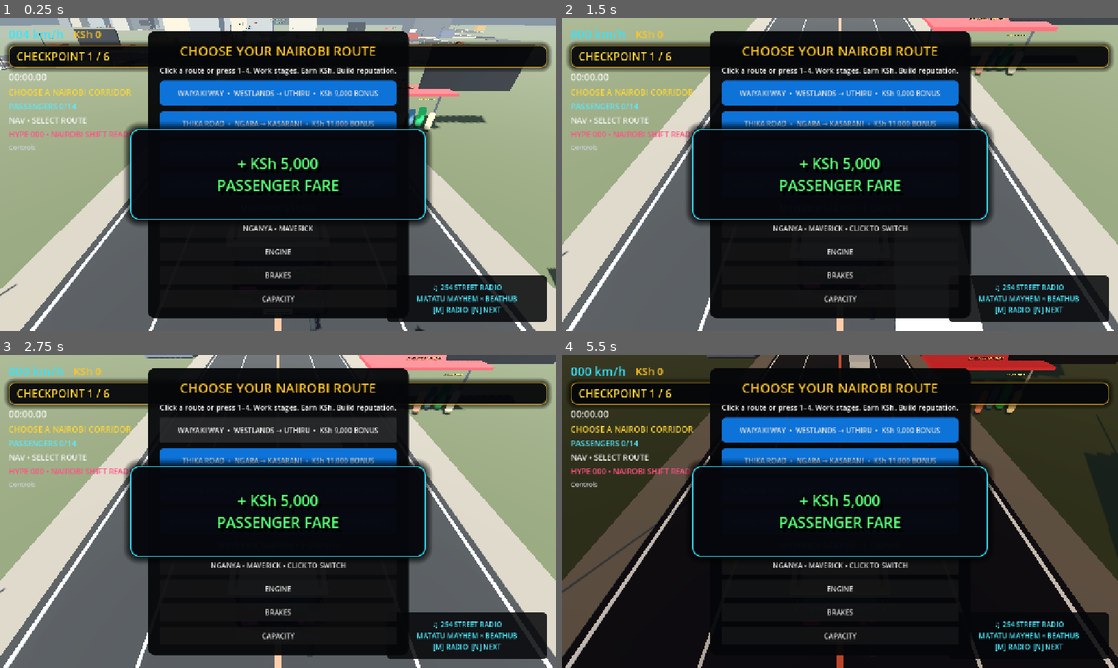
Above: before the commit, frames 1-4 (two rows, left to right).
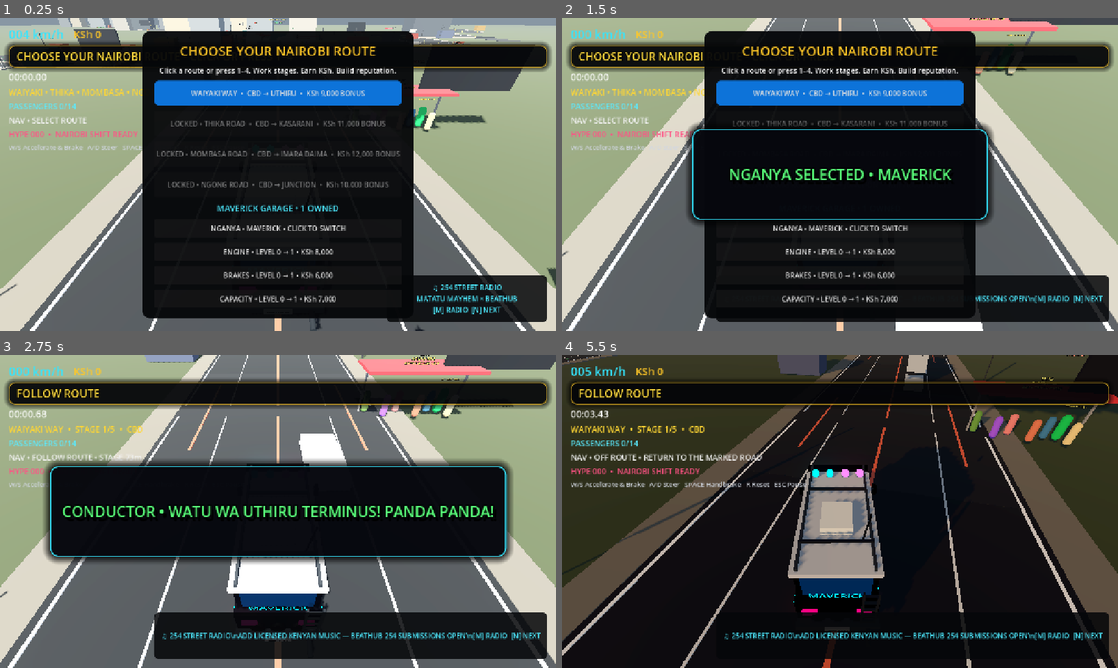
Above: after the commit, the same moments.

Repository: beathubonline-arch/Matatu-Mayhem
Game: Godot game, scene res://scenes/main/Main.tscn
The game is run twice, just before and just after one commit, with the same random seed, the same clock (stepped at 60 frames per second) and the same inputs.
Inputs (mouse positions are in pixels of both pictures, inside the frame that each line leads up to):
- Up to frame 1 (0.25 s): no input
- Up to frame 2 (1.5 s): click "NGANYA • MAVERICK" (after the commit: "NGANYA • MAVERICK • CLICK TO …") at 0.5 s; move the mouse to (962, 158) at 1.27 s; hold D (steer_right) from 1.28 s (still down); hold N (radio_next) from 1.28 s (still down); click (962, 158) at 1.42 s
- Up to frame 3 (2.75 s): release D (steer_right) at 2 s; release N (radio_next) at 2 s; click "WAIYAKI WAY • WESTLANDS → UTH…" (after the commit: "WAIYAKI WAY • CBD → UTHIRU • …") at 2 s
- Up to frame 4 (5.5 s): tap A (steer_left) at 2.75, 3.5, 4.25 s; move the mouse to (728, 527) at 2.77 s; hold S (brake) 2.78-3.53 s; tap M (radio_toggle) at 2.85 s; move the mouse to (895, 442) at 3.52 s; hold D (steer_right) 3.53-4.28 s; tap L at 3.6 s; move the mouse to (812, 574) at 4.27 s; hold W (accelerate) 4.28-5.03 s; tap 1 at 4.35 s; click (812, 574) at 4.42 s; move the mouse to (1006, 558) at 5.02 s; hold A (steer_left) from 5.03 s (still down); tap 2 at 5.1 s

The runs differ from the first frame. In frame 1, 11% of the frame differs, in the area x 1-78%, y 4-96%; in frame 2, 9.0%; in frame 3, 39%, in the area x 0-100%, y 0-100%; in frame 4, 33%.
Error in both runs: Invalid call. Nonexistent function 'get_corridor' in base 'Nil'. (res://scripts/gameplay/CorridorServiceManager.gd:340)

Commit message:
Animate and color-code 3D-style gameplay callouts

Diff:
--- a/scripts/ui/HUD.gd
+++ b/scripts/ui/HUD.gd
@@ -9,12 +9,13 @@
 
 @onready var speed_label: Label = $Margin/VBox/TopBar/Speed
 @onready var money_label: Label = $Margin/VBox/TopBar/Money
-@onready var objective_label: Label = $Margin/VBox/Objective
+@onready var objective_label: Label = $Margin/VBox/ObjectiveCard/Objective
 @onready var timer_label: Label = $Margin/VBox/Timer
 @onready var passenger_label: Label = $Margin/VBox/PassengerObjective
 @onready var passenger_load_label: Label = $Margin/VBox/PassengerLoad
 @onready var navigation_label: Label = $Margin/VBox/Navigation
-@onready var fare_notice: Label = $FareNotice
+@onready var message_card: PanelContainer = $MessageCard
+@onready var fare_notice: Label = $MessageCard/FareNotice
 @onready var controls_label: Label = $Margin/VBox/Controls
 @onready var hype_label: Label = $Margin/VBox/Hype
 @onready var radio_label: Label = $RadioPanel/RadioText
@@ -61,7 +62,7 @@
 	timer_label.text = "00:00.00"
 	EconomyManager.money_changed.connect(_on_money_changed)
 	_on_money_changed(EconomyManager.get_money())
-	fare_notice.visible = false
+	message_card.visible = false
 	if not culture_manager_path.is_empty():
 		culture_manager = get_node_or_null(culture_manager_path)
 	if culture_manager != null:
@@ -150,7 +151,7 @@
 	if _fare_notice_time > 0.0:
 		_fare_notice_time -= _delta
 		if _fare_notice_time <= 0.0:
-			fare_notice.visible = false
+			message_card.visible = false
 
 func _on_money_changed(total: int) -> void:
 	money_label.text = "KSh %s" % _format_number(total)
@@ -167,8 +168,9 @@
 	passenger_label.text = message
 
 func _on_fare_awarded(amount: int, new_balance: int) -> void:
+	_message_style("reward")
 	fare_notice.text = "+ KSh %s  PASSENGER FARE\\nBALANCE: KSh %s" % [_format_number(amount), _format_number(new_balance)]
-	fare_notice.visible = true
+	_show_message_card()
 	_fare_notice_time = 4.0
 
 func _on_route_completed(elapsed: float, reward: int) -> void:
@@ -227,7 +229,7 @@
 	GameManager.set_game_state(GameManager.GameState.ROUTE_COMPLETE)
 	objective_label.text = "ROUTE COMPLETE"
 	fare_notice.text = "%s COMPLETE  +KSh %s\\nBALANCE: KSh %s" % [name, _format_number(reward), _format_number(balance)]
-	fare_notice.visible = true
+	_show_message_card()
 	_fare_notice_time = 5.0
 	finish_panel.visible = true
 	finish_title.text = "%s COMPLETE" % name
@@ -240,7 +242,7 @@
 func _select_corridor(index: int) -> void:
 	if corridor_service == null:
 		fare_notice.text = "ROUTE SYSTEM NOT READY"
-		fare_notice.visible = true
+		_show_message_card()
 		_fare_notice_time = 3.0
 		return
 	corridor_service.call("select_corridor", index)
@@ -315,13 +317,13 @@
 	var level: int = clampi(int(levels.get(kind, 0)), 0, 5)
 	if level >= 5:
 		fare_notice.text = "%s MAX LEVEL" % kind.to_upper()
-		fare_notice.visible = true
+		_show_message_card()
 		_fare_notice_time = 2.5
 		return
 	var cost := _upgrade_cost(kind)
 	if not EconomyManager.spend_money(cost):
 		fare_notice.text = "NEED KSh %s FOR %s" % [_format_number(cost), kind.to_upper()]
-		fare_notice.visible = true
+		_show_message_card()
 		_fare_notice_time = 2.5
 		return
 	levels[kind] = level + 1
@@ -333,7 +335,7 @@
 	if corridor_service != null and corridor_service.has_method("refresh_capacity_upgrade"):
 		corridor_service.call("refresh_capacity_upgrade")
 	fare_notice.text = "%s UPGRADED • LEVEL %d" % [kind.to_upper(), level + 1]
-	fare_notice.visible = true
+	_show_message_card()
 	_fare_notice_time = 2.5
 	_refresh_garage()
 
@@ -367,12 +369,12 @@
 			if vehicle != null and vehicle.has_method("refresh_selected_nganya"):
 				vehicle.call("refresh_selected_nganya")
 			fare_notice.text = "NEW NGANYA BOUGHT • %s • KSh %s" % [name.to_upper(), _format_number(price)]
-			fare_notice.visible = true
+			_show_message_card()
 			_fare_notice_time = 4.0
 			_refresh_nganya_selector()
 			return
 		fare_notice.text = "NEED KSh %s • %s" % [_format_number(price), name.to_upper()]
-		fare_notice.visible = true
+		_show_message_card()
 		_fare_notice_time = 3.0
 		_shop_index = (_shop_index + 1) % available.size()
 		_refresh_nganya_selector()
@@ -389,7 +391,7 @@
 		vehicle.call("refresh_selected_nganya")
 	_refresh_nganya_selector()
 	fare_notice.text = "NGANYA SELECTED • %s" % String(owned[index]).to_upper()
-	fare_notice.visible = true
+	_show_message_card()
 	_fare_notice_time = 3.0
 
 func _refresh_nganya_selector() -> void:
@@ -407,12 +409,13 @@
 func _on_challenge_changed(message: String, clean_streak: int) -> void:
 	var suffix := "" if clean_streak <= 0 else " • CLEAN x%d" % clean_streak
 	fare_notice.text = "%s%s" % [message, suffix]
-	fare_notice.visible = true
+	_show_message_card()
 	_fare_notice_time = 3.0
 
 func _on_penalty_applied(amount: int, balance: int, reason: String) -> void:
+	_message_style("danger")
 	fare_notice.text = "%s • -KSh %s\nBALANCE: KSh %s" % [reason, _format_number(amount), _format_number(balance)]
-	fare_notice.visible = true
+	_show_message_card()
 	_fare_notice_time = 3.0
 
 func _on_rival_result(won: bool, player_time: float, rival_time: float, reward: int) -> void:
@@ -420,7 +423,7 @@
 		fare_notice.text = "RIVAL BEATEN • +KSh %s\nYOU %s • RIVAL %s" % [_format_number(reward), _format_time(player_time), _format_time(rival_time)]
 	else:
 		fare_notice.text = "RIVAL WINS THIS RUN\nYOU %s • RIVAL %s • RUN IT AGAIN" % [_format_time(player_time), _format_time(rival_time)]
-	fare_notice.visible = true
+	_show_message_card()
 	_fare_notice_time = 5.0
 
 func _on_maneuver_changed(message: String) -> void:
@@ -444,13 +447,13 @@
 
 func _on_nganya_unlocked(name: String) -> void:
 	fare_notice.text = "NEW NGANYA UNLOCKED • %s" % name
-	fare_notice.visible = true
+	_show_message_card()
 	_fare_notice_time = 5.0
 
 
 func _on_conductor_call(message: String) -> void:
 	fare_notice.text = "CONDUCTOR • %s" % message
-	fare_notice.visible = true
+	_show_message_card()
 	_fare_notice_time = 2.8
 
 
@@ -460,8 +463,9 @@
 
 
 func _on_stage_grade(message: String, reward: int) -> void:
+	_message_style("hype")
 	fare_notice.text = "%s • +KSh %s" % [message, _format_number(reward)]
-	fare_notice.visible = true
+	_show_message_card()
 	_fare_notice_time = 2.6
 
 
@@ -471,20 +475,21 @@
 
 
 func _on_route_unlocked(name: String) -> void:
+	_message_style("unlock")
 	fare_notice.text = "NEW ROUTE UNLOCKED • %s\nNAIROBI JUST GOT BIGGER" % name.to_upper()
-	fare_notice.visible = true
+	_show_message_card()
 	_fare_notice_time = 5.0
 
 
 func _on_rival_pressure(message: String) -> void:
 	fare_notice.text = "RIVAL • %s" % message
-	fare_notice.visible = true
+	_show_message_card()
 	_fare_notice_time = 2.5
 
 
 func _on_direction_changed(label: String) -> void:
 	fare_notice.text = "ROUTE DIRECTION • %s" % label
-	fare_notice.visible = true
+	_show_message_card()
 	_fare_notice_time = 2.5
 
 
@@ -502,6 +507,31 @@
 
 func _on_nganya_available(name: String, price: int) -> void:
 	fare_notice.text = "GARAGE STOCK UNLOCKED • %s • KSh %s" % [name.to_upper(), _format_number(price)]
-	fare_notice.visible = true
+	_show_message_card()
 	_fare_notice_time = 4.0
 	_refresh_nganya_selector()
+
+
+func _show_message_card() -> void:
+	message_card.visible = true
+	message_card.modulate = Color(1, 1, 1, 0)
+	message_card.scale = Vector2(0.78, 0.78)
+	message_card.pivot_offset = message_card.size * 0.5
+	var tween := create_tween()
+	tween.set_parallel(true)
+	tween.tween_property(message_card, "modulate", Color.WHITE, 0.14)
+	tween.tween_property(message_card, "scale", Vector2(1.06, 1.06), 0.14).set_trans(Tween.TRANS_BACK).set_ease(Tween.EASE_OUT)
+	tween.chain().tween_property(message_card, "scale", Vector2.ONE, 0.10)
+
+func _message_style(kind: String) -> void:
+	match kind:
+		"reward":
+			fare_notice.modulate = Color("62ff82")
+		"danger":
+			fare_notice.modulate = Color("ff4d64")
+		"hype":
+			fare_notice.modulate = Color("ff5ca8")
+		"unlock":
+			fare_notice.modulate = Color("ffe15a")
+		_:
+			fare_notice.modulate = Color("5cecff")
